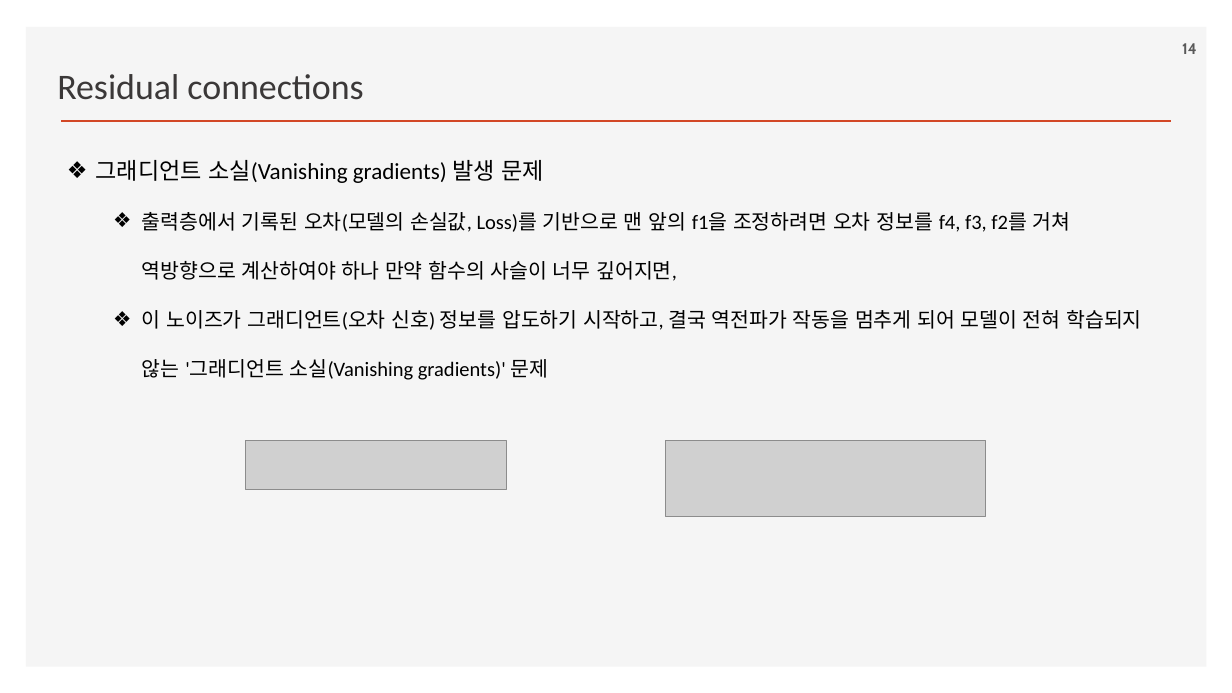
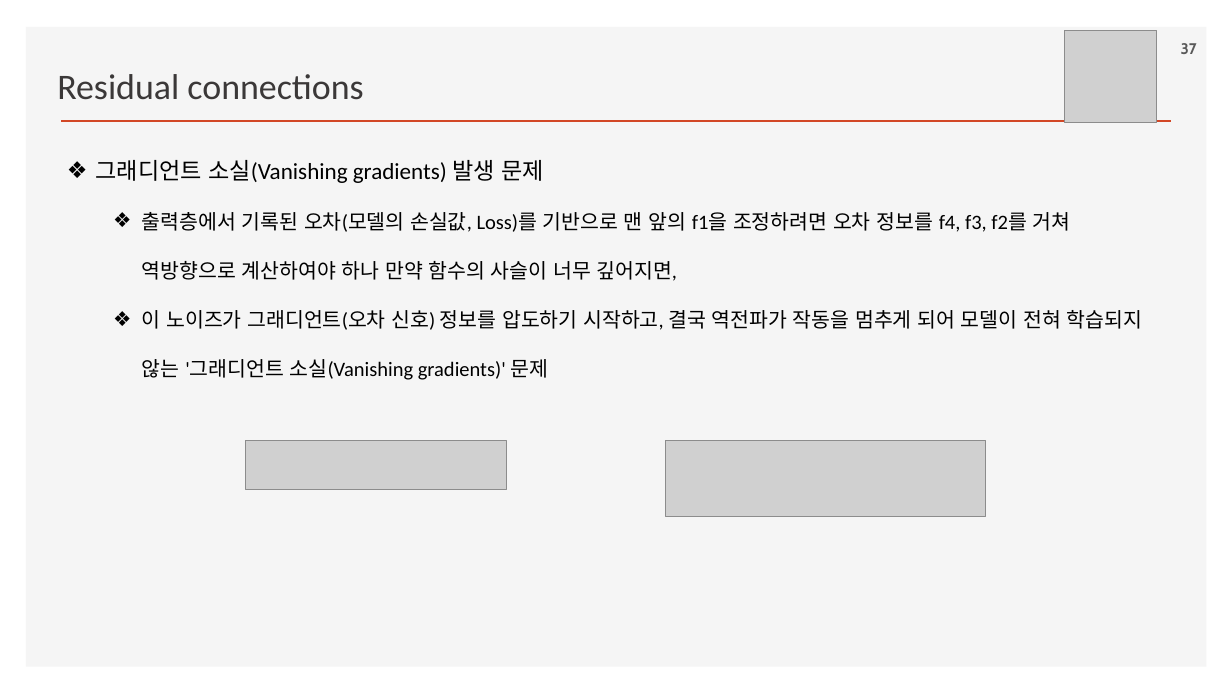
Before and after one commit to ancestor9/2026_Fall_Deep-Learning-with-Python, a slide deck: slide 37 of Chapter 09 ConvNet architecture patterns.pptx (slide 14 before the commit). Drawn at 1232x693 pixels with LibreOffice and Linux fonts; fonts in the diff are those of the drawing; grey boxes stand for pictures; background and template pictures are left out. Boxes give left, top, right and bottom in pixels: in the first picture for what was removed or moved away, otherwise in the second. Text is boxed around its words. In the diff, an @@ line names an element or a change of style, - is before the commit and + after.

```diff
--- a/Chapter 09 ConvNet architecture patterns.pptx
+++ b/Chapter 09 ConvNet architecture patterns.pptx
@@ picture added at (x1=1065, y1=30, x2=1157, y2=123) @@
@@ page number at (x1=1181, y1=43, x2=1197, y2=54): text changed @@
-14
+37
```
Also in this commit, not shown: 5 other slides changed, 8 slides added, 1 other file.
